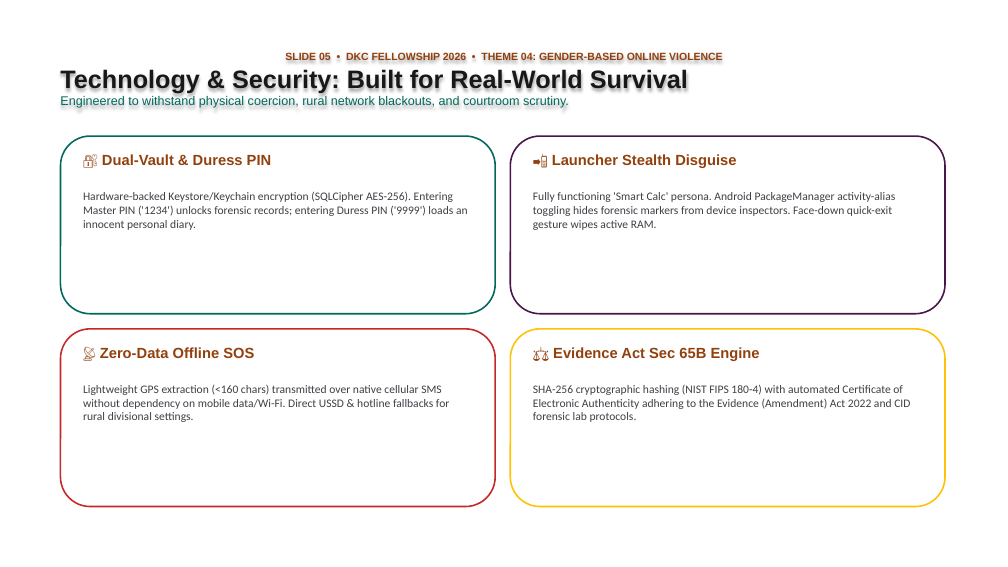
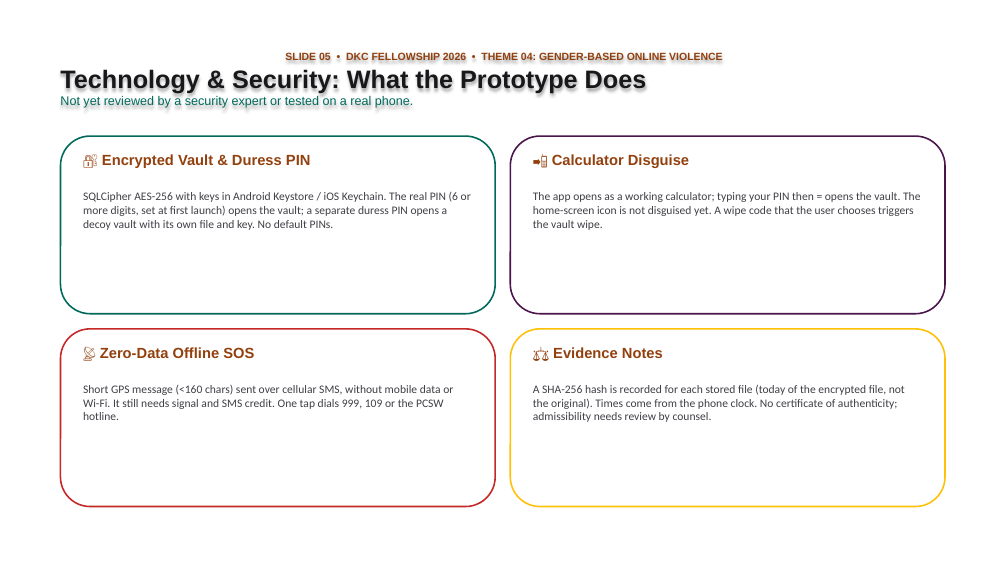
Before and after one commit to the-abraar/Protiti, a slide deck: slide 5 of pitch_materials/Protiti_Pitch_Deck.pptx. Drawn at 1008x567 pixels with LibreOffice and Linux fonts; fonts in the diff are those of the drawing. Boxes give left, top, right and bottom in pixels: in the first picture for what was removed or moved away, otherwise in the second. Text is boxed around its words. In the diff, an @@ line names an element or a change of style, - is before the commit and + after.

```diff
--- a/pitch_materials/Protiti_Pitch_Deck.pptx
+++ b/pitch_materials/Protiti_Pitch_Deck.pptx
@@ text at <box>60,67,647,108</box>: text changed @@
-Technology & Security: Built for Real-World Survival
-Engineered to withstand physical coercion, rural network blackouts, and courtroom scrutiny.
+Technology & Security: What the Prototype Does
+Not yet reviewed by a security expert or tested on a real phone.
@@ text at <box>102,154,311,168</box>: text changed @@
-🔐 Dual-Vault & Duress PIN
+🔐 Encrypted Vault & Duress PIN
@@ text at <box>552,154,689,168</box>: text changed @@
-📲 Launcher Stealth Disguise
+📲 Calculator Disguise
@@ text at <box>83,192,471,230</box>: text changed @@
-Hardware-backed Keystore/Keychain encryption (SQLCipher AES-256). Entering Master PIN ('1234') unlocks forensic records; entering Duress PIN ('9999') loads an innocent personal diary.
+SQLCipher AES-256 with keys in Android Keystore / iOS Keychain. The real PIN (6 or more digits, set at first launch) opens the vault; a separate duress PIN opens a decoy vault with its own file and key. No default PINs.
@@ text at <box>533,192,920,230</box>: text changed @@
-Fully functioning 'Smart Calc' persona. Android PackageManager activity-alias toggling hides forensic markers from device inspectors. Face-down quick-exit gesture wipes active RAM.
+The app opens as a working calculator; typing your PIN then = opens the vault. The home-screen icon is not disguised yet. A wipe code that the user chooses triggers the vault wipe.
@@ text at <box>553,347,663,358</box>: text changed @@
-⚖️ Evidence Act Sec 65B Engine
+⚖️ Evidence Notes
@@ text at <box>83,385,453,420</box>: text changed @@
-Lightweight GPS extraction (<160 chars) transmitted over native cellular SMS without dependency on mobile data/Wi-Fi. Direct USSD & hotline fallbacks for rural divisional settings.
+Short GPS message (<160 chars) sent over cellular SMS, without mobile data or Wi-Fi. It still needs signal and SMS credit. One tap dials 999, 109 or the PCSW hotline.
@@ text at <box>533,385,905,422</box>: text changed @@
-SHA-256 cryptographic hashing (NIST FIPS 180-4) with automated Certificate of Electronic Authenticity adhering to the Evidence (Amendment) Act 2022 and CID forensic lab protocols.
+A SHA-256 hash is recorded for each stored file (today of the encrypted file, not the original). Times come from the phone clock. No certificate of authenticity; admissibility needs review by counsel.
```
Also in this commit, not shown: 7 other slides changed.
